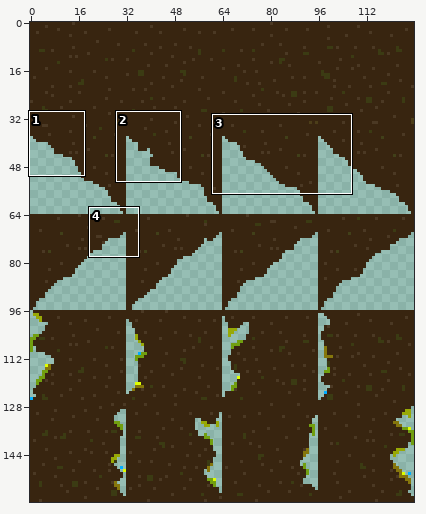
Sprite sheet, stored at assets/img/bloc_ground.png. The first picture is a wide view before the edit; the outline marks the close-up.
Close-up. Before:
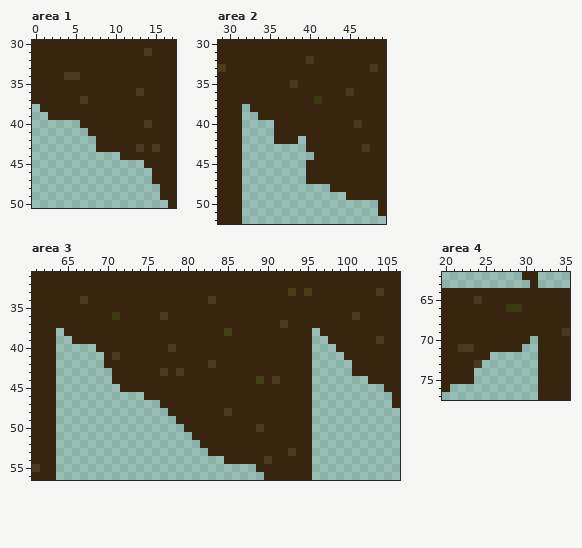
The file is 128x160 pixels. Colours within 5 levels of each other are drawn and written as one. Shown: area 1: x 0..17, y 30..50; area 2: x 29..49, y 30..52; area 3: x 61..106, y 31..56; area 4: x 20..35, y 62..77. The commit also changed other parts of the picture, which this record leaves out.
The result:
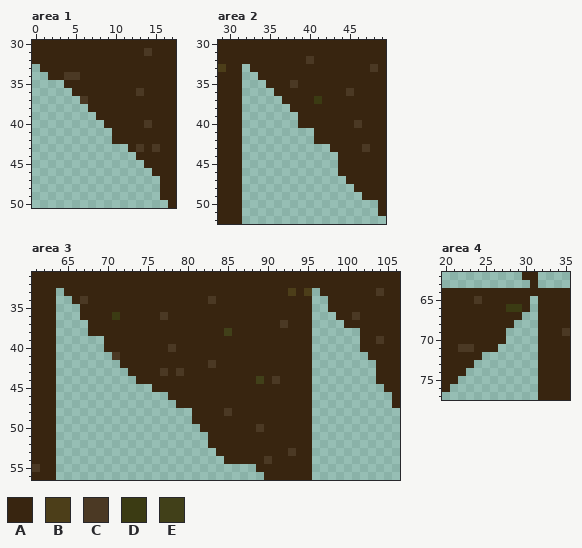
Palette (. is transparent): A #382510  B #4c3e19  C #4b3924  D #3b3b13  E #414019
The edit:
Area 1:
y 33: x 0 A -> .
y 34: x 0..1 AA -> ..
y 35: x 0..3 AAAA -> ....
y 36: x 0..4 AAAAA -> .....
y 37: x 0..5 AAAAAA -> ......
y 38: x 1..6 AAAAAA -> ......
y 39: x 2..7 AAAAAA -> ......
y 40: x 6..8 AAA -> ...
y 41: x 7..9 AAA -> ...
y 42: x 8..9 AA -> ..
y 43: x 8..11 AAAA -> ....
y 44: x 11..12 AA -> ..
y 47: x 15 A -> .
Area 2:
y 33: x 32 A -> .
y 34: x 32..33 AA -> ..
y 35: x 32..34 AAA -> ...
y 36: x 32..35 AAAA -> ....
y 37: x 32..36 AAAAA -> .....
y 38: x 33..37 AAAAA -> .....
y 39: x 34..38 AAAAA -> .....
y 40: x 36..38 AAA -> ...
y 41: x 36..40 AAAAA -> .....
y 42: x 36..38 AAA -> ...; x 40 A -> .
y 43: x 40..42 AAA -> ...
y 44: x 41..43 AAA -> ...
y 45..46: x 40..43 AAAA -> ....
y 47: x 40..44 AAAAA -> .....
y 48: x 43..45 AAA -> ...
y 49: x 45..46 AA -> ..
Area 3:
y 33: x 64 A -> .; x 96 A -> .
y 34: x 64..65 AA -> ..; x 96..97 AA -> ..
y 35: x 64..66 AAA -> ...; x 96..97 AA -> ..
y 36: x 64..66 AAA -> ...; x 96..98 AAA -> ...
y 37: x 64..67 AAAA -> ....; x 96..99 AAAA -> ....
y 38: x 65..67 AAA -> ...; x 97..101 AAAAA -> .....
y 39: x 66..69 AAAA -> ....; x 98..101 AAAA -> ....
y 40: x 69 A -> .; x 99..101 AAA -> ...
y 41: x 70 A -> .; x 100..102 AAA -> ...
y 42: x 70..71 AA -> ..; x 101..103 AAA -> ...
y 43: x 71..72 AA -> ..; x 101..103 AAA -> ...
y 44: x 71..73 AAA -> ...; x 103 A -> .
y 45: x 72..75 AAAA -> ....
y 46: x 75..77 AAA -> ...
y 47: x 77..78 AA -> ..
y 48: x 78..80 AAA -> ...
y 49: x 79..80 AA -> ..
y 50: x 80..81 AA -> ..
y 51: x 81..82 AA -> ..
y 52: x 82 A -> .
y 53: x 83 A -> .
Area 4:
y 65..66: x 31 A -> .
y 67: x 30..31 AA -> ..
y 68: x 29..31 AAA -> ...
y 69: x 28..31 AAAA -> ....
y 70: x 28..30 AAA -> ...
y 71: x 27..29 AAA -> ...
y 72: x 25 A -> .
y 73: x 24 C -> .
y 74: x 23 A -> .
y 75: x 22..23 AA -> ..
Pixel boxes of the changes (left, top, right, bottom) in both close-ups:
erased: (32, 64, 160, 184)
erased: (242, 64, 362, 200)
erased: (56, 288, 216, 456)
erased: (312, 288, 376, 384)
erased: (458, 296, 538, 384)
